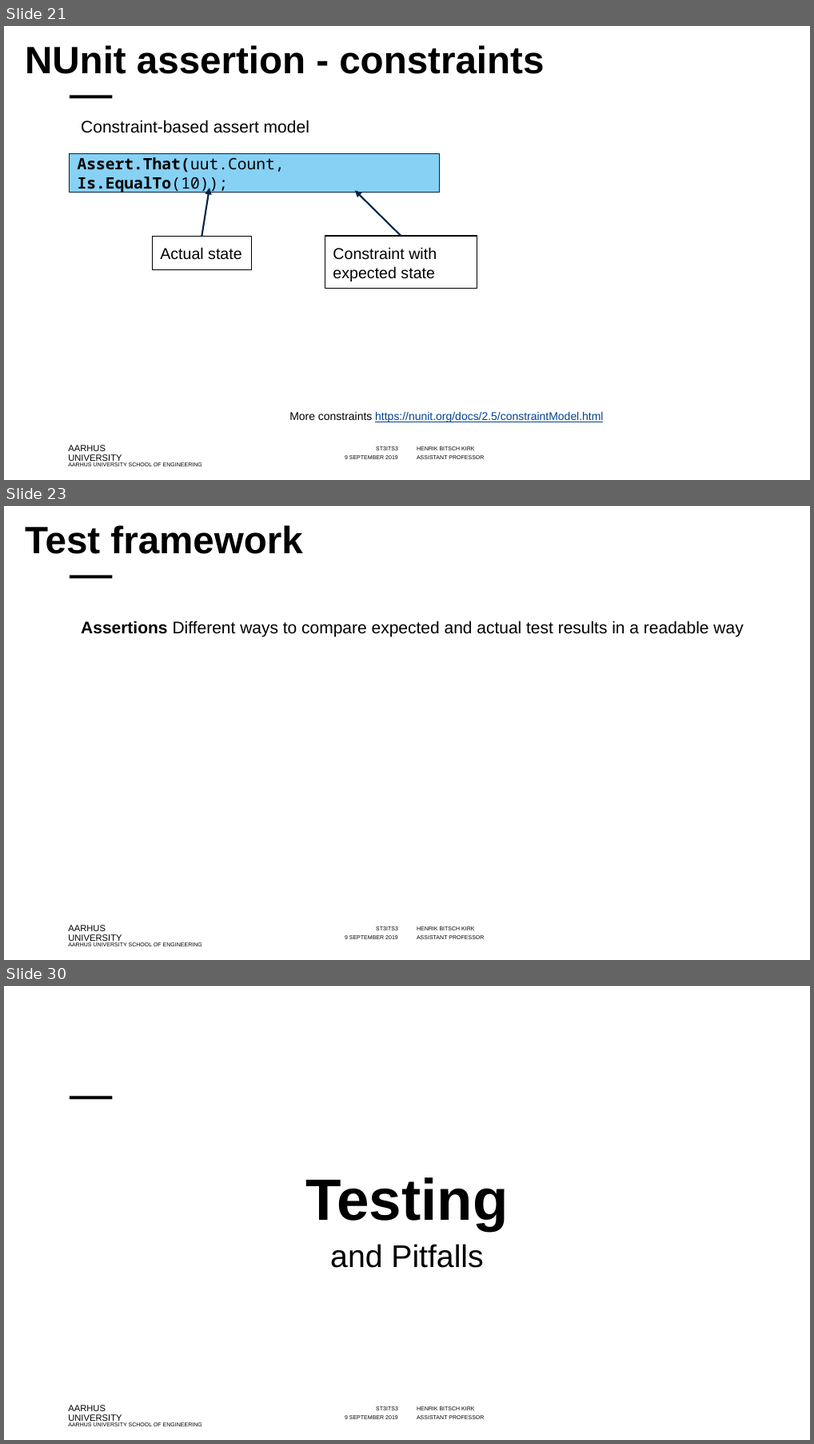
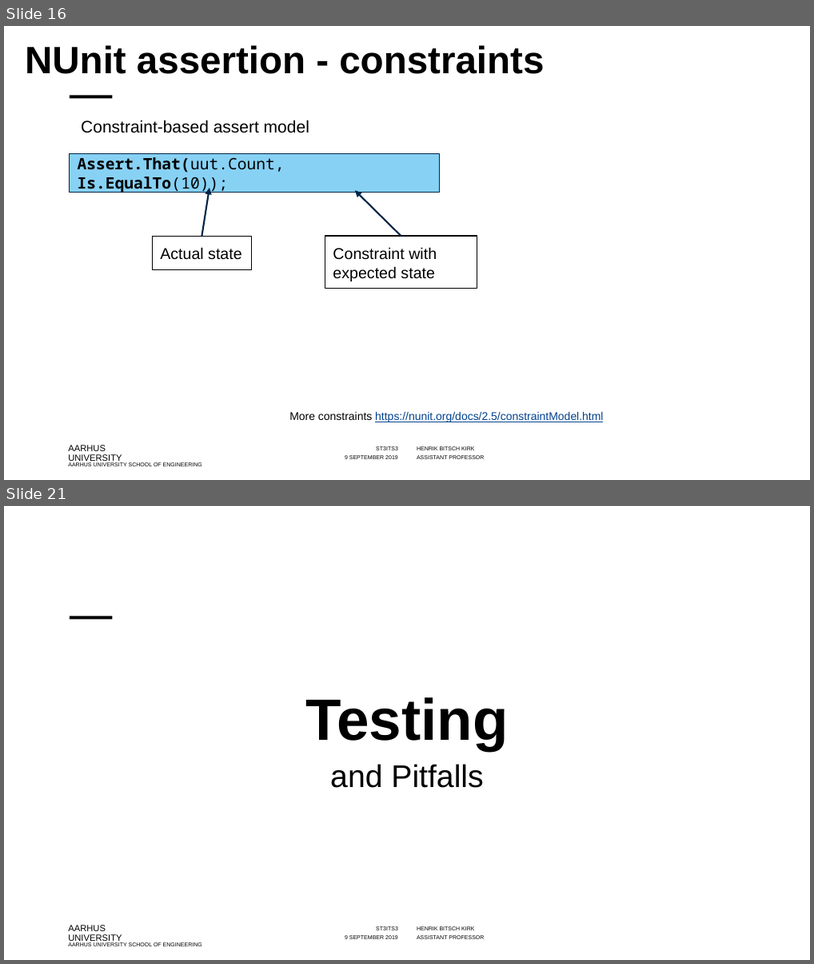
Before and after one commit to codesmurf/st3its3_teaching, a slide deck: 09 Unit Tests/Introduction to Unit Tests.pptx. Shown one above the other, each under a label of ours: slides 21, 23 and 30 before the commit, slides 16 and 21 after it; the slides between them are not shown. The pictures are 814x1444 and 814x964 pixels, drawn with LibreOffice and Linux fonts; fonts in the diff are those of the drawing; background and template pictures are left out. Boxes give left, top, right and bottom in pixels: in the first picture for what was removed or moved away, otherwise in the second. Text is boxed around its words. In the diff, an @@ line names an element or a change of style, - is before the commit and + after.

```diff
--- a/09 Unit Tests/Introduction to Unit Tests.pptx
+++ b/09 Unit Tests/Introduction to Unit Tests.pptx
@@ slide 23 removed at <box>4,506,810,960</box>, background #FFFFFF; not listed: 8 template elements that a slide beside it also shows @@
@@ title removed at <box>25,525,302,554</box> @@
-Test framework
@@ text removed at <box>81,620,743,637</box> @@
-Assertions Different ways to compare expected and actual test results in a readable way
@@ what was slide 21 is now slide 16 @@
@@ what was slide 30 is now slide 21 @@
```
Also in this commit, not shown: 10 slides changed, 1 slide added, 9 other slides removed.
